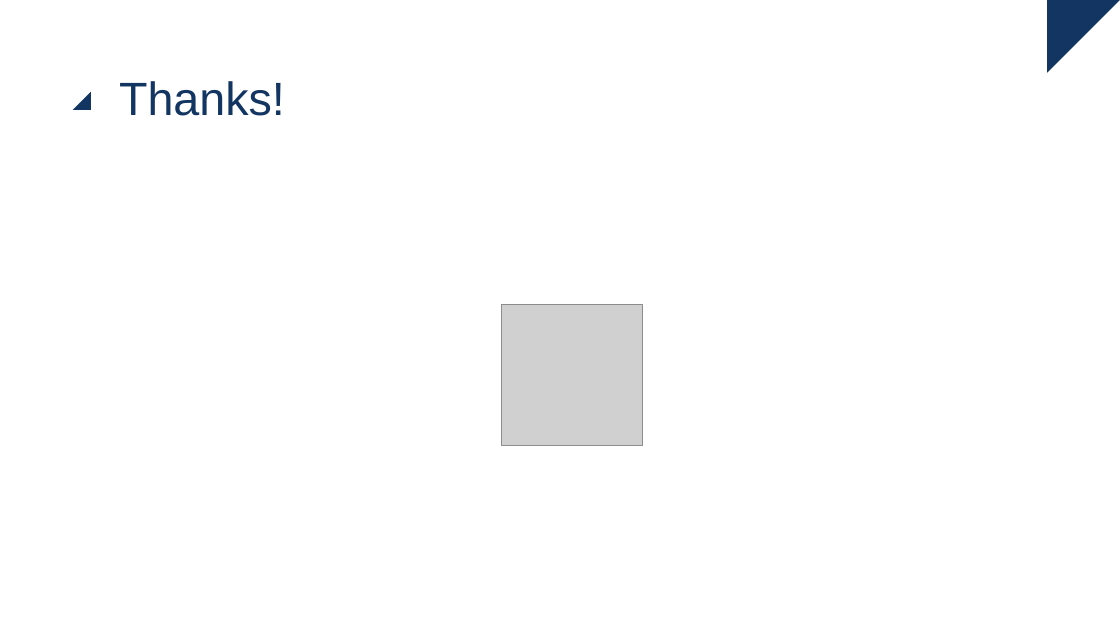
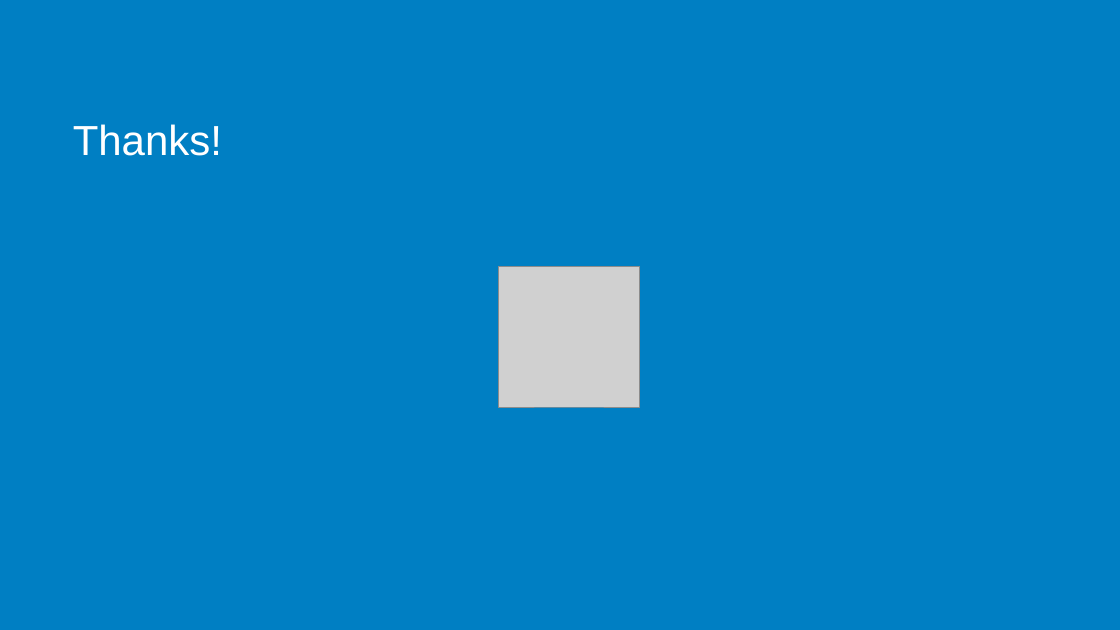
Before and after one commit to ingmars1709/checker, a slide deck: slide 29 of Checker Framework.pptx. Drawn at 1120x630 pixels with LibreOffice and Linux fonts; fonts in the diff are those of the drawing; grey boxes stand for pictures; background and template pictures are left out. Boxes give left, top, right and bottom in pixels: in the first picture for what was removed or moved away, otherwise in the second. Text is boxed around its words. In the diff, an @@ line names an element or a change of style, - is before the commit and + after.

```diff
--- a/Checker Framework.pptx
+++ b/Checker Framework.pptx
@@ background #FFFFFF to #007FC3 @@
@@ right triangle removed at (1048,0,1120,73) @@
@@ text "Thanks!": place and size @@
-text "Thanks!" at (119,81,285,116)
+text "Thanks!" at (73,124,222,156)
@@ text "Thanks!" at (73,124,222,156): size 40 to 36 pt, text colour #133561 to #FFFFFF @@
@@ right triangle removed at (73,92,92,110) @@
@@ picture: place and size @@
-picture at (502,305,643,446)
+picture at (499,266,640,408)
@@ right triangle removed at (1048,557,1120,630) @@
@@ rectangle removed at (1048,557,1120,630) @@
```
Also in this commit, not shown: 2 other slides changed.
